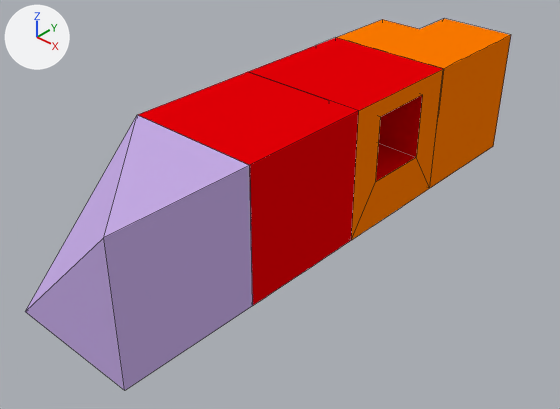
The Blender file data/project_models/untitled.blend, before and after one commit.
One viewpoint serves both versions: a 50 mm camera at (6.46, -7.44, 5.14) aimed at (0.54, -1.0, -0.15). Every picture has the same lights, and +X, +Y and +Z are marked at upper left. Mesh edges are drawn as thin lines.

The scene before the commit, as lines of its bpy script (objects in view):
```python
me_1 = bpy.data.meshes.new('1')
me_1.from_pydata(...)  # 26 vertices, 8 faces; spans x -1.0..1.0, y -1.0..1.0, z -1.0..1.0
me_1.materials.append(mat_material_2_zzz)  # its picture is missing
me_cube_001 = bpy.data.meshes.new('Cube.001')
me_cube_001.from_pydata(...)  # 41 vertices, 12 faces; spans x -1.0..1.0, y -1.0..1.0, z -1.0..1.0
# faces by material slot: [4, 8]
me_cube_001.materials.append(mat_material_2_zzz_001)  # orange #ff7b00
me_cube_001.materials.append(mat_material_001)  # red #e70007
me_cube_002 = bpy.data.meshes.new('Cube.002')
me_cube_002.from_pydata([(1.0, 1.0, -1.0), (1.0, -1.0, -1.0), (-1.0, -1.0, -1.0), (-1.0, 1.0, -1.0), (1.0, 1.0, 1.0), (1.0, -1.0, 1.0), (-1.0, 1.0, 1.0)], [], [(0, 1, 2, 3), (5, 4, 6), (0, 4, 5, 1), (2, 1, 5), (3, 2, 6), (4, 0, 3, 6), (6, 2, 5)])
me_cube_002.materials.append(mat_material_014)  # purple #c7ace7
me_cube_008 = bpy.data.meshes.new('Cube.008')
me_cube_008.from_pydata(...)  # 41 vertices, 12 faces; spans x -1.0..1.0, y -1.0..1.0, z -1.0..1.0
# faces by material slot: [4, 8]
me_cube_008.materials.append(mat_material_2_zzz_001)  # orange #ff7b00
me_cube_008.materials.append(mat_material_001)  # red #e70007
ob_0 = bpy.data.objects.new('0', me_1)
ob_0.location = (0.0, 3.0, 0.0)
ob_1 = bpy.data.objects.new('1', me_cube_002)
ob_1.location = (0.0, -3.0, 0.0)
ob_2 = bpy.data.objects.new('2', me_cube_008)
ob_2.location = (0.0, -1.0, 0.0)
ob_2.rotation_euler = (0.0, 0.0, 3.142)  # degrees (0, 0, 180)
ob_2_001 = bpy.data.objects.new('2.001', me_cube_001)
ob_2_001.location = (0.0, 1.0, 0.0)
ob_2_001.rotation_euler = (0.0, 0.0, 4.712)  # degrees (0, 0, 270)
```
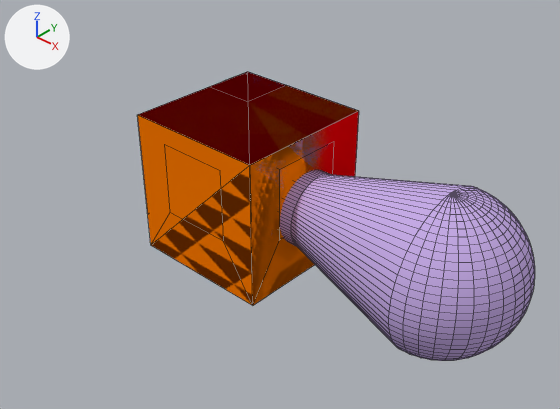
The newer file is also rescaled (x0.5), turned or shifted as a whole; pictures and numbers use the older file's frame.

What the commit changed:
me_cube_001 has 41 vertices, 12 faces and spans x -1.0..1.0, y -1.0..1.0, z -1.0..1.0.
me_cube_001 part 1: the whole mesh is turned -90 degrees about the z axis through its middle, then moved by (0.0, 2.0, 0.0).
Mesh me_cube_002_1 is new.
It has 818 vertices, 799 faces and spans x -1.0..4.0, y -1.0..1.0, z -1.0..1.0.
It uses material mat_material_014 (purple #c7ace7).
Object '2.001' (ob_2_001) is deleted.
Object '0' (ob_0) moves from (0.0, 3.0, 0.0) to (0.0, -1.0, 0.0).
Object '1' (ob_1) now shows me_cube_001 instead of me_cube_002.
Object '3' (ob_3) is new; it shows me_cube_002_1.
Its location is (0.0, -1.0, 0.0).

Where the change shows, as pixel boxes (x1, y1, x2, y2) in the pictures (560 x 409 px; the box of a moved part takes in the faces that stretch with it):
'1', mesh turned, reshaped: before (25, 115, 253, 390); after (140, 73, 354, 305)
'3', added (purple): after (248, 73, 535, 361)
'0', moved: before (336, 19, 511, 188); after (137, 86, 358, 305)
'2.001', deleted: before (249, 38, 443, 240)
part 1 of me_cube_001, moved or reshaped: before (249, 38, 443, 240); after (140, 73, 354, 305)
'2', unchanged, covered by the edit: before (138, 72, 359, 305); after (139, 72, 359, 264)
